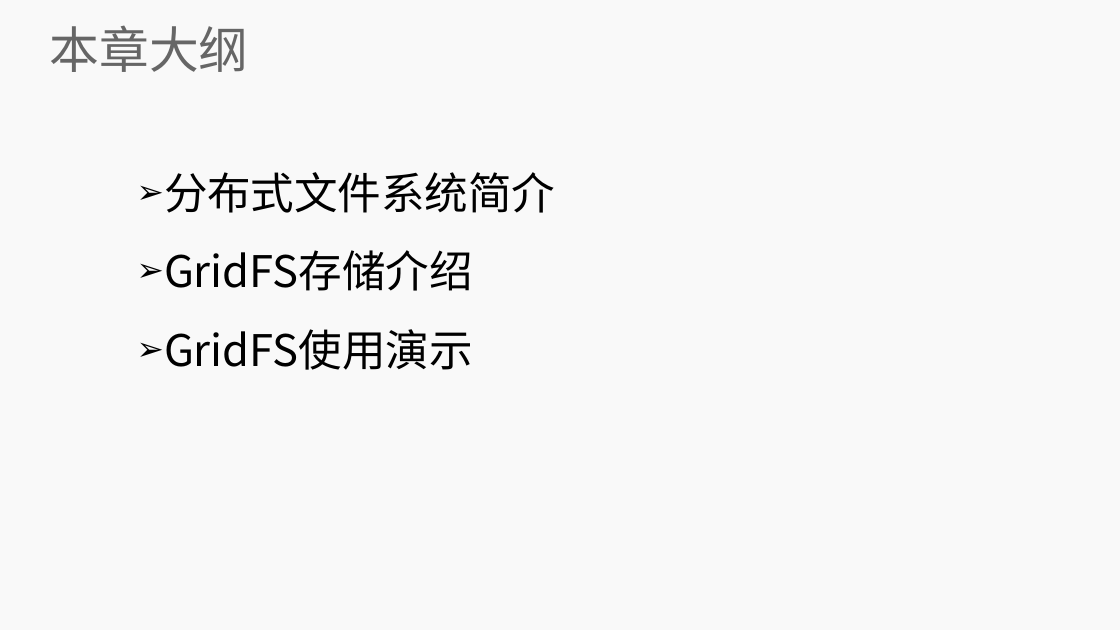
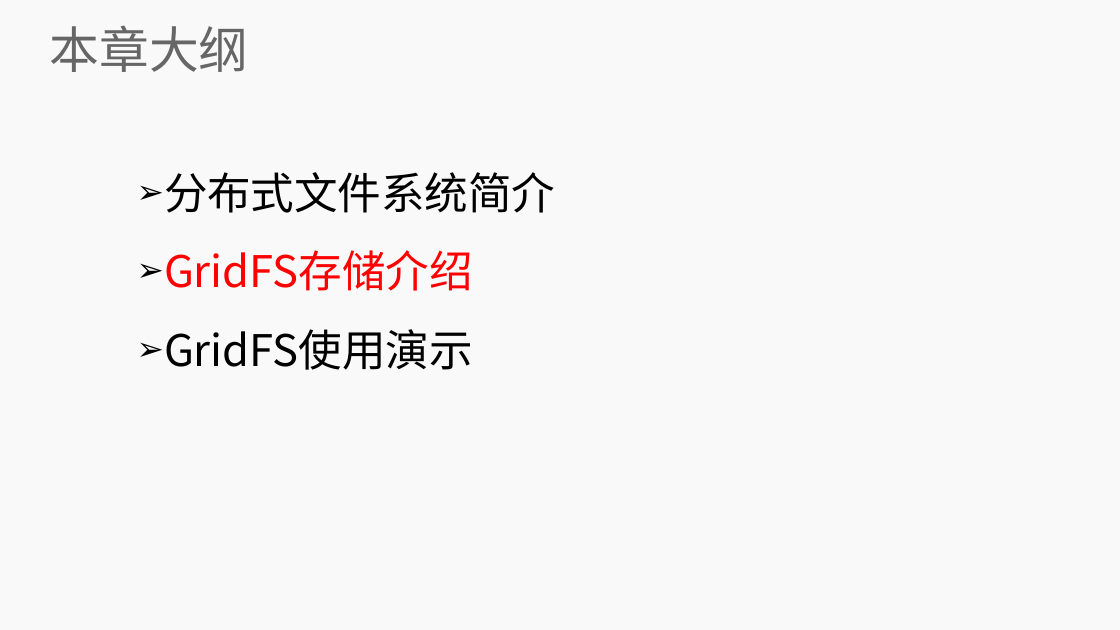
Before and after one commit to lihuanzhen2016/no-sql, a slide deck: slide 6 of PPT/11 MongoDB GridFS 文件系统.pptx. Drawn at 1120x630 pixels with LibreOffice and Linux fonts; fonts in the diff are those of the drawing; background and template pictures are left out. Boxes give left, top, right and bottom in pixels: in the first picture for what was removed or moved away, otherwise in the second. Text is boxed around its words. In the diff, an @@ line names an element or a change of style, - is before the commit and + after.

```diff
--- a/PPT/11 MongoDB GridFS 文件系统.pptx
+++ b/PPT/11 MongoDB GridFS 文件系统.pptx
@@ subtitle at [164,250,473,291]: text colour #000000 to #FF0000 in "GridFS存储介绍" @@
```
Also in this commit, not shown: 3 other slides changed.
